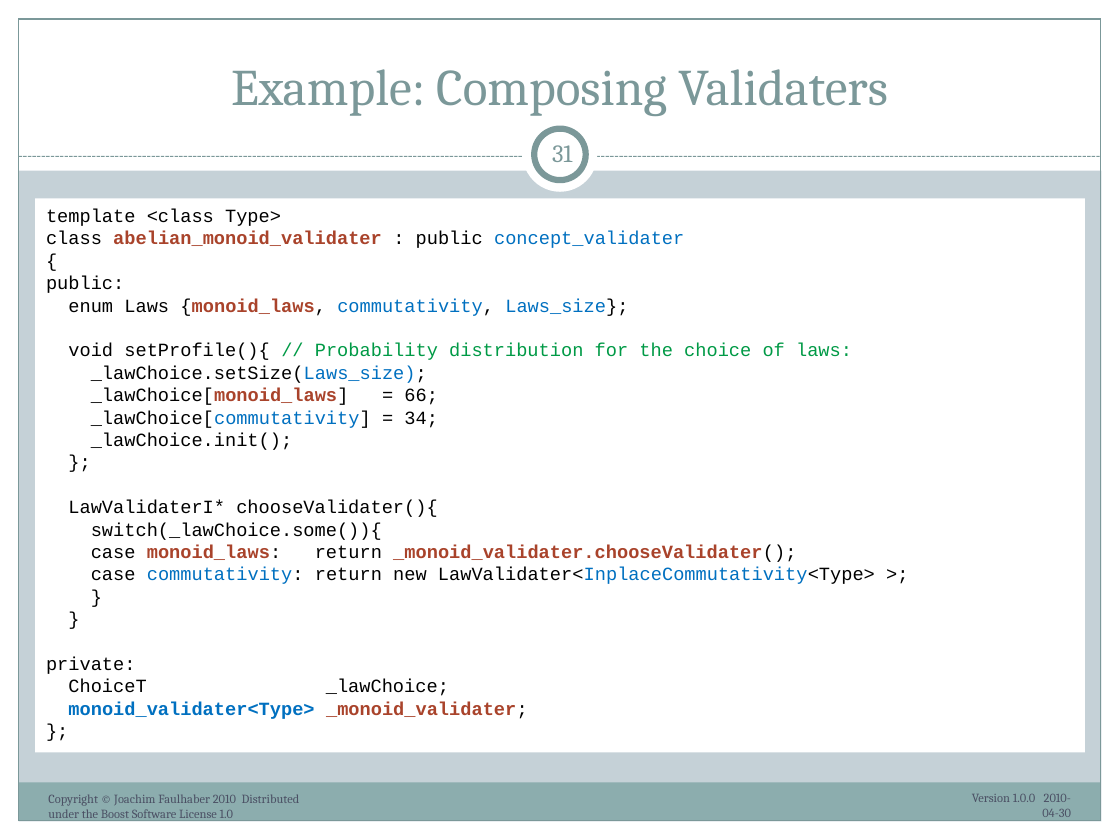
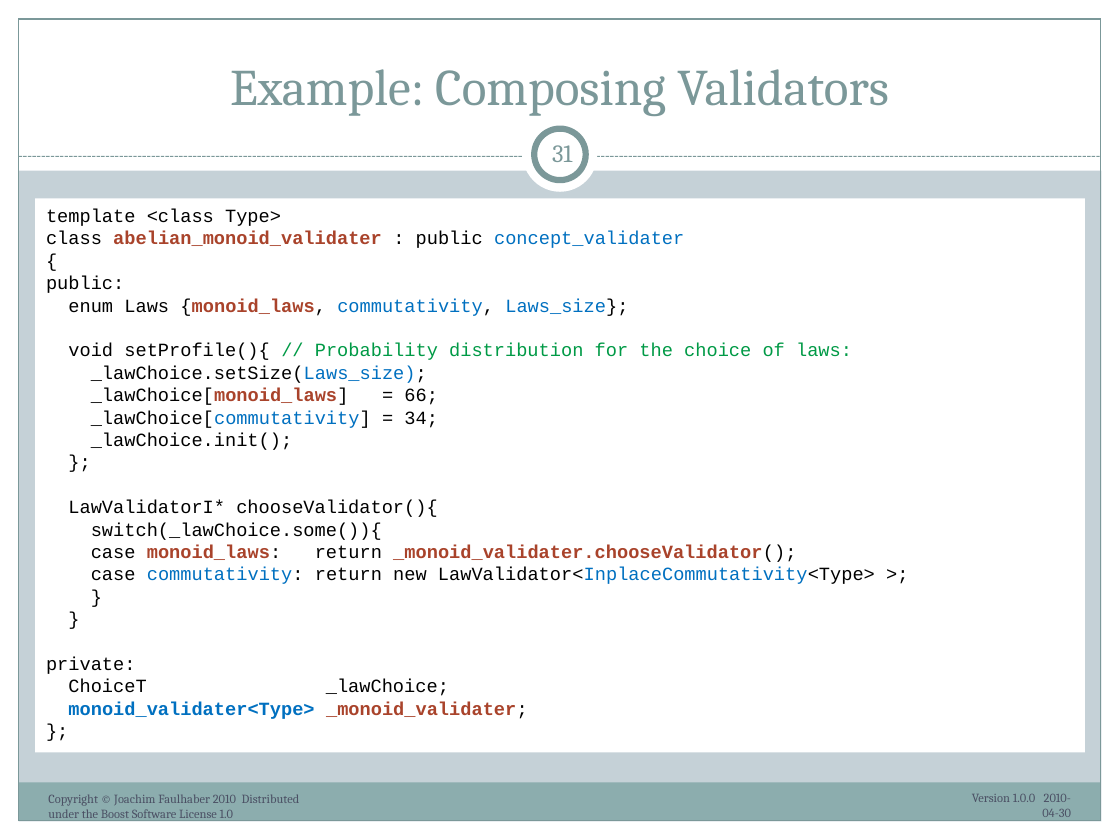
Before and after one commit to ryppl/boost-history, a slide deck: slide 31 of itl/libs/validate/doc/boostcon2010/BoostAlabaster.pptx. Drawn at 1120x840 pixels with LibreOffice and Linux fonts; fonts in the diff are those of the drawing. Boxes give left, top, right and bottom in pixels: in the first picture for what was removed or moved away, otherwise in the second. Text is boxed around its words. In the diff, an @@ line names an element or a change of style, - is before the commit and + after.

```diff
--- a/itl/libs/validate/doc/boostcon2010/BoostAlabaster.pptx
+++ b/itl/libs/validate/doc/boostcon2010/BoostAlabaster.pptx
@@ title at <box>230,69,889,116</box>: text changed @@
-Example: Composing Validaters
+Example: Composing Validators
@@ text in rectangle at <box>68,500,437,517</box>: text changed @@
-LawValidaterI* chooseValidater(){
+LawValidatorI* chooseValidator(){
@@ text in rectangle at <box>91,545,875,584</box>: text changed @@
-case monoid_laws: return _monoid_validater.chooseValidater();
-case commutativity: return new LawValidater<InplaceCommutativity<Type> >;
+case monoid_laws: return _monoid_validater.chooseValidator();
+case commutativity: return new LawValidator<InplaceCommutativity<Type> >;
```
Also in this commit, not shown: 11 other slides changed.
